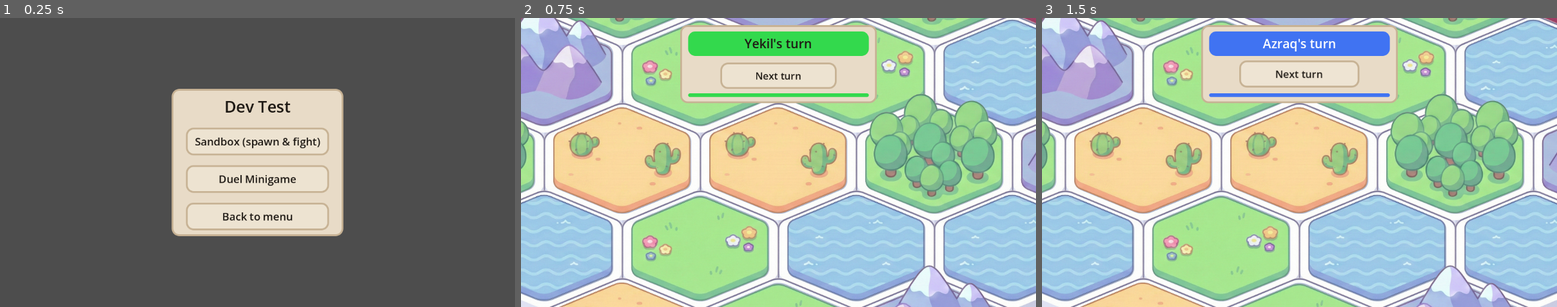
Above: before the commit, frames 1-3 (left to right).
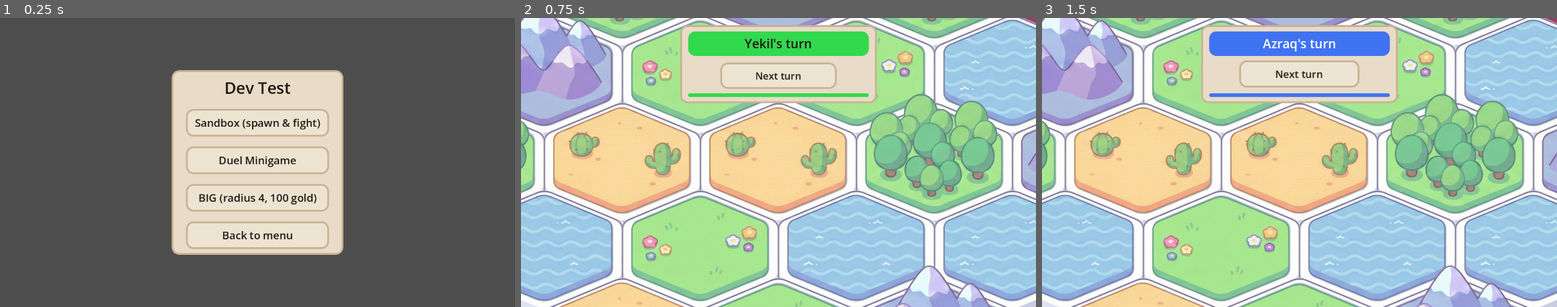
Above: after the commit, the same moments.

Repository: pebll/tbsge
Game: Godot game, scene res://scenes/runnables/dev_test_menu.tscn
Same seed, same stepped clock (60 frames per second), same inputs: the game is played once before the commit and once after it. This scene is started directly instead of the project's main scene.
Inputs:
- Up to frame 1 (0.25 s): no input
- Up to frame 2 (0.75 s): click "Sandbox (spawn & fight)" at 0.5 s
- Up to frame 3 (1.5 s): click "Next turn" at 1.25 s

The runs differ from the first frame. In frame 1, 9.1% of the frame differs, in the area x 33-67%, y 18-82%; in frame 2, nothing differs; in frame 3, nothing differs.

Commit message:
add BIG mode

Diff:
--- /dev/null
+++ b/data/minigame/big_r4.tres
@@ -0,0 +1,14 @@
+[gd_resource type="Resource" format=3]
+
+[ext_resource type="Script" path="res://scripts/minigame/minigame_config.gd" id="1_cfg"]
+
+[resource]
+script = ExtResource("1_cfg")
+id = "big_r4"
+display_name = "BIG"
+map_radius = 4
+budget = 100
+deploy_slot_count = 7
+team_ids = Array[String](["GREEN", "BLUE"])
+ai_team_ids = Array[String](["BLUE"])
+max_legion_fill = 12.0
--- a/scenes/runnables/dev_test_menu.tscn
+++ b/scenes/runnables/dev_test_menu.tscn
@@ -54,6 +54,12 @@
 text = "Duel Minigame"
 preferred_width = 320
 
+[node name="BigButton" parent="UI/Menu/CenterContainer/MenuPanel/VBox" instance=ExtResource("2_gb")]
+unique_name_in_owner = true
+layout_mode = 2
+text = "BIG (radius 4, 100 gold)"
+preferred_width = 320
+
 [node name="BackButton" parent="UI/Menu/CenterContainer/MenuPanel/VBox" instance=ExtResource("2_gb")]
 unique_name_in_owner = true
 layout_mode = 2
--- /dev/null
+++ b/scenes/runnables/minigame_big.tscn
@@ -0,0 +1,24 @@
+[gd_scene format=3]
+
+[ext_resource type="Script" path="res://scripts/minigame/minigame_root.gd" id="1_root"]
+[ext_resource type="Script" path="res://scripts/core/strategy_camera.gd" id="2_cam"]
+[ext_resource type="Texture2D" path="res://assets/background_sunset.png" id="3_bg"]
+[ext_resource type="Script" path="res://scripts/minigame/minigame_presenter.gd" id="4_pres"]
+[ext_resource type="Script" path="res://scripts/visu/zoom_invariant_background.gd" id="5_zib"]
+
+[node name="Minigame" type="Node2D"]
+script = ExtResource("1_root")
+config_path = "res://data/minigame/big_r4.tres"
+
+[node name="Camera2D" type="Camera2D" parent="."]
+zoom = Vector2(2.58, 2.58)
+script = ExtResource("2_cam")
+
+[node name="Background" type="Sprite2D" parent="Camera2D"]
+z_index = -1000
+scale = Vector2(1.4926663, 1.4926666)
+texture = ExtResource("3_bg")
+script = ExtResource("5_zib")
+
+[node name="MinigamePresenter" type="Node2D" parent="."]
+script = ExtResource("4_pres")
--- a/scripts/ui/dev_test_menu.gd
+++ b/scripts/ui/dev_test_menu.gd
@@ -2,6 +2,7 @@
 
 const SANDBOX_SCENE := "res://scenes/runnables/unit_preview.tscn"
 const DUEL_R3_SCENE := "res://scenes/runnables/minigame.tscn"
+const BIG_R4_SCENE := "res://scenes/runnables/minigame_big.tscn"
 
 const COLOR_BG := Color(0.91, 0.86, 0.78)
 const COLOR_BORDER := Color(0.78, 0.70, 0.58)
@@ -11,12 +12,14 @@
 
 @onready var sandbox_button: GameButton = %SandboxButton
 @onready var duel_button: GameButton = %DuelButton
+@onready var big_button: GameButton = %BigButton
 @onready var back_button: GameButton = %BackButton
 
 func _ready() -> void:
 	_apply_styles()
 	sandbox_button.pressed.connect(func(): get_tree().change_scene_to_file(SANDBOX_SCENE))
 	duel_button.pressed.connect(func(): get_tree().change_scene_to_file(DUEL_R3_SCENE))
+	big_button.pressed.connect(func(): get_tree().change_scene_to_file(BIG_R4_SCENE))
 	back_button.pressed.connect(func(): get_tree().change_scene_to_file("res://scenes/runnables/menu.tscn"))
 
 func _apply_styles() -> void:
